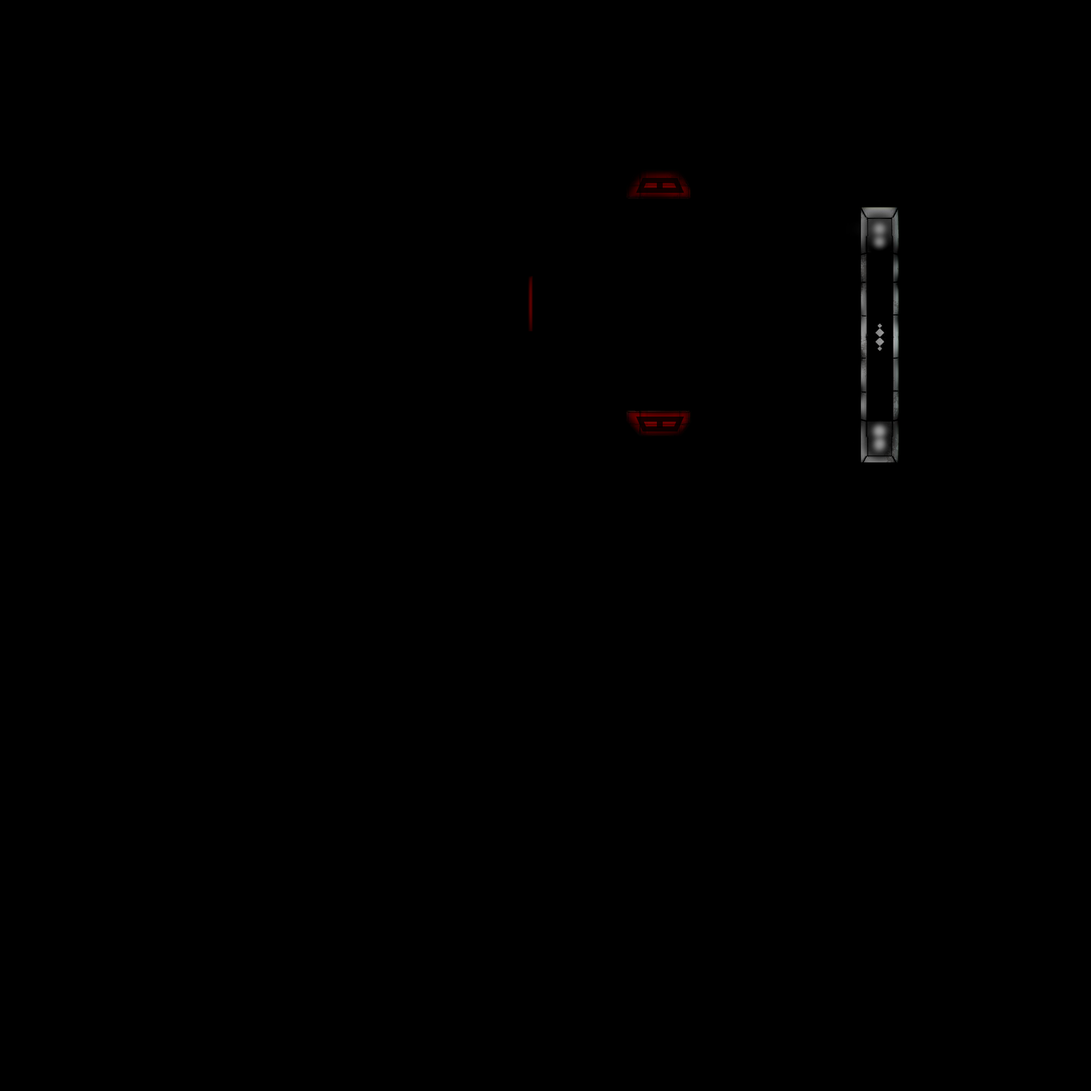
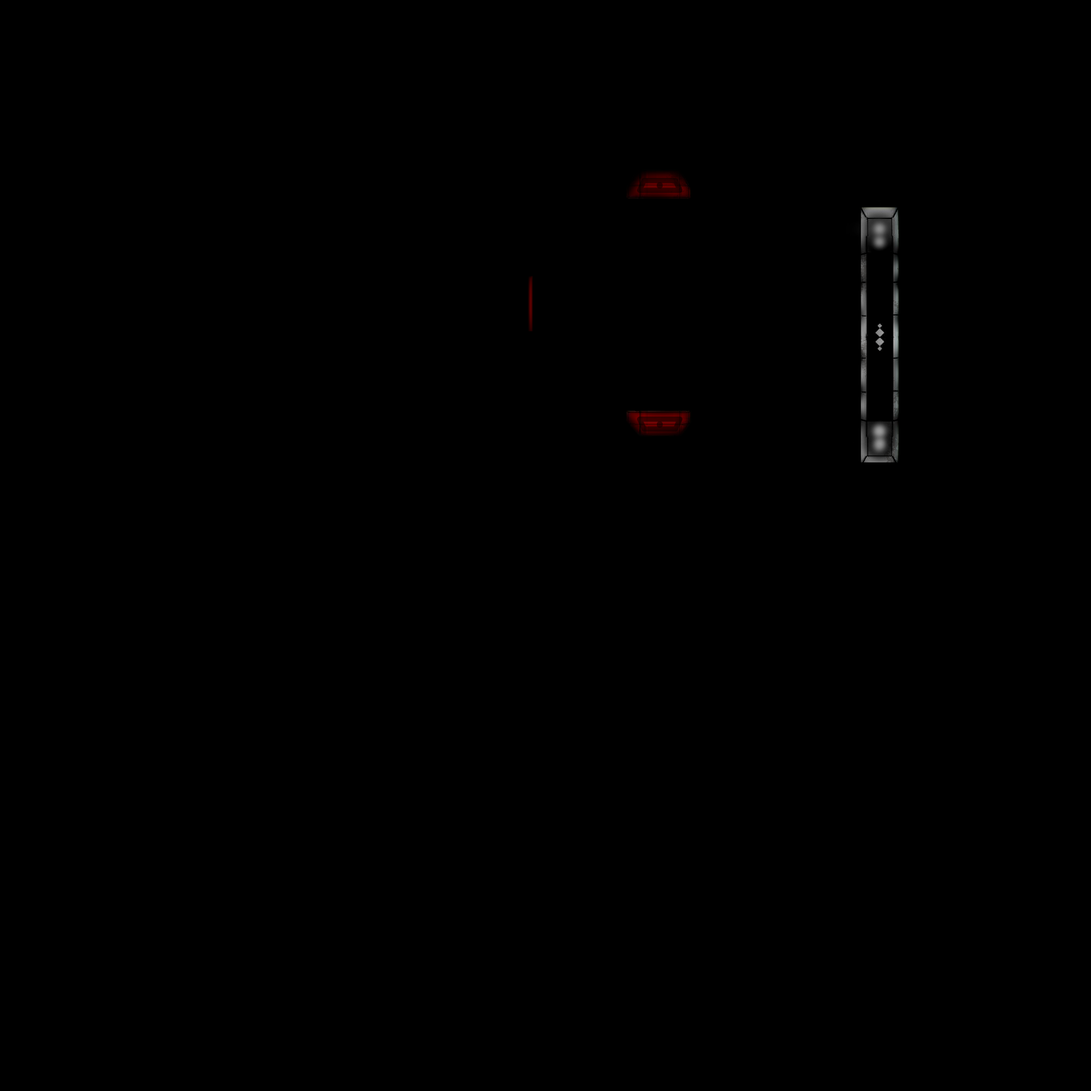
Revision of a layered 1091 × 1091 image; what changed, layer by layer:
"大灯纹路": opacity 100% → 84%, blend pass through → multiply over [left=636, top=178, right=685, bottom=432]
"直线 1 拷贝": opacity 80% → 63%, painted on it over [left=657, top=421, right=664, bottom=428]
"直线 1": opacity 80% → 63%, painted on it over [left=657, top=182, right=664, bottom=189]
"矩形 1 拷贝": opacity 83% → 63%, painted on it over [left=636, top=416, right=685, bottom=432]
"矩形 1": opacity 83% → 63%, painted on it over [left=636, top=178, right=685, bottom=193]
